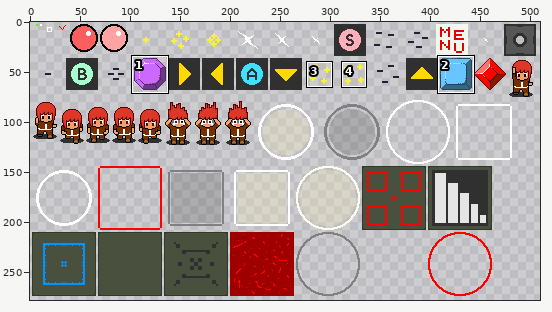
Sprite sheet -- cocos2dx_playground/Resources/textures/texture_001.png. Above: a wide view before the commit, with the close-up outlined.
Close-up. Before the commit:
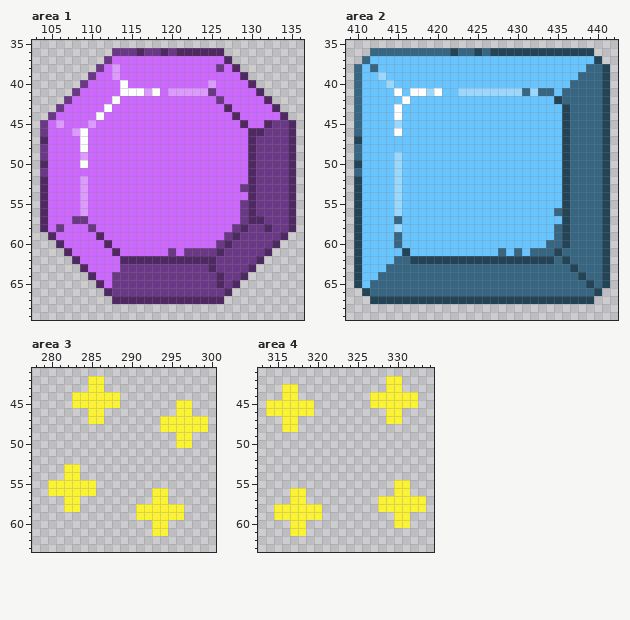
The file is 512x512 pixels. Colours within 5 levels of each other are drawn and written as one. Shown: area 1: x 103..136, y 35..69; area 2: x 409..442, y 35..69; area 3: x 278..300, y 41..63; area 4: x 313..334, y 41..63. The wide view leaves out empty margins. The commit also changed other parts of the picture, which this record leaves out.
The result:
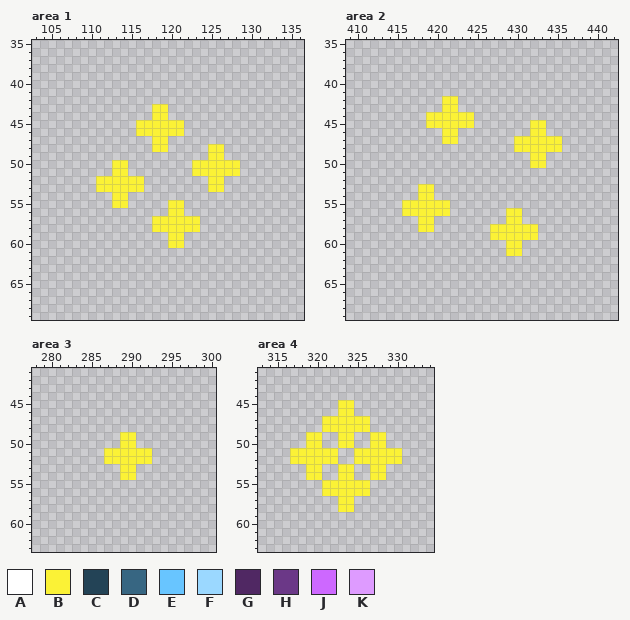
Palette (. is transparent): A #ffffff  B #fbf236  C #234356  D #376682  E #68c5ff  F #9bd8ff  G #502863  H #6b3887  J #cd68ff  K #de9bff
Diff:
--- area 1
@@ x 103..136 @@
 35 ..................................
-36 ..........HHHGHHGHGGGGGG..........
-37 .........HJJJJJJJJJJJJJJG.........
-38 ........HJKJJJJJJJJJJJJHJG........
-39 .......HJJKJJJJJJJJJJJJJJJG.......
-40 ......HJJJJAJJJJJJJJJJKJJJJG......
-41 .....HJJJJJAAAKAJKKKKKHJJJJJG.....
-42 ....HJJJJJAJJJJJJJJJJJJHJJJJJG....
-43 ...HJJJJJAJJJJJJJJJJJJJJGJJJJJG...
-44 ..HJJJJJAJJJJJJJJJJJJJJJJGJJJJJG..
-45 .HJKJJJKJJJJJJJJJJJJJJJJJJGJJGHHG.
-46 .HJJJKAJJJJJJJJJJJJJJJJJJJJGGHHHG.
-47 .GJJJJAJJJJJJJJJJJJJJJJJJJJGHHHHG.
-48 .HJJJJAJJJJJJJJJJJJJJJJJJJJGHHHHG.
-49 .HJJJJKJJJJJJJJJJJJJJJJJJJJGHHHHG.
-50 .GJJJJAJJJJJJJJJJJJJJJJJJJJGHHHHG.
-51 .HJJJJJJJJJJJJJJJJJJJJJJJJJGHHHHG.
-52 .GJJJJKJJJJJJJJJJJJJJJJJJJJGHHHHG.
-53 .GJJJJKJJJJJJJJJJJJJJJJJJJHGHHHHG.
-54 .GJJJJKJJJJJJJJJJJJJJJJJJJJGHHHHG.
-55 .GJJJJKJJJJJJJJJJJJJJJJJJJHGHHHHG.
-56 .GJJJJKJJJJJJJJJJJJJJJJJJJHGHHHHG.
-57 .GJJJHHJJJJJJJJJJJJJJJJJJJHGGHHHG.
-58 .GJHJJJHJJJJJJJJJJJJJJJJJHGHHGHHG.
-59 ..GJJJJJGJJJJJJJJJJJJJJJHGHHHHHG..
-60 ...GJJJJJGJJJJJJJJJJJJJHGHHHHHG...
-61 ....GJJJJJGJJJJJJHJHHHHGHHHHHG....
-62 .....GJJJJJGGGGGGGGGGGGHHHHHG.....
-63 ......GJJJJHHHHHHHHHHHGHHHHG......
-64 .......GJJHHHHHHHHHHHHHGHHG.......
-65 ........GJHHHHHHHHHHHHHGHG........
-66 .........GHHHHHHHHHHHHHHG.........
-67 ..........GGGGGGGGGGGGGG..........
+36 ..................................
+37 ..................................
+38 ..................................
+39 ..................................
+40 ..................................
+41 ..................................
+42 ..................................
+43 ...............BB.................
+44 ...............BB.................
+45 .............BBBBBB...............
+46 .............BBBBBB...............
+47 ...............BB.................
+48 ...............BB.....BB..........
+49 ......................BB..........
+50 ..........BB........BBBBBB........
+51 ..........BB........BBBBBB........
+52 ........BBBBBB........BB..........
+53 ........BBBBBB........BB..........
+54 ..........BB......................
+55 ..........BB.....BB...............
+56 .................BB...............
+57 ...............BBBBBB.............
+58 ...............BBBBBB.............
+59 .................BB...............
+60 .................BB...............
+61 ..................................
+62 ..................................
+63 ..................................
+64 ..................................
+65 ..................................
+66 ..................................
+67 ..................................
 68 ..................................
--- area 2
@@ x 409..442 @@
 35 ..................................
-36 ...DDDDDDDDDDCDDCDCCCCCCCCCCCCC...
-37 ..DEEEEEEEEEEEEEEEEEEEEEEEEEEEEC..
-38 .DEDEEEEEEEEEEEEEEEEEEEEEEEEEEDDC.
-39 .DEEFEEEEEEEEEEEEEEEEEEEEEEEEDDDC.
-40 .DEEEFEEEEEEEEEEEEEEEEEEEEEEDDDDC.
-41 .DEEEEAEAAFAEEFFFFFFFFDFDDEDDDDDC.
-42 .DEEEEEAEEEEEEEEEEEEEEEEEECDDDDDC.
-43 .DEEEEAEEEEEEEEEEEEEEEEEEEECDDDDC.
-44 .DEEEEAEEEEEEEEEEEEEEEEEEEECDDDDC.
-45 .DEEEEFEEEEEEEEEEEEEEEEEEEECDDDDC.
-46 .DEEEEAEEEEEEEEEEEEEEEEEEEECDDDDC.
-47 .CEEEEEEEEEEEEEEEEEEEEEEEEECDDDDC.
-48 .DEEEEEEEEEEEEEEEEEEEEEEEEECDDDDC.
-49 .DEEEEFEEEEEEEEEEEEEEEEEEEECDDDDC.
-50 .CEEEEFEEEEEEEEEEEEEEEEEEEECDDDDC.
-51 .DEEEEFEEEEEEEEEEEEEEEEEEEECDDDDC.
-52 .CEEEEFEEEEEEEEEEEEEEEEEEEECDDDDC.
-53 .CEEEEFEEEEEEEEEEEEEEEEEEEECDDDDC.
-54 .CEEEEFEEEEEEEEEEEEEEEEEEEECDDDDC.
-55 .CEEEEFEEEEEEEEEEEEEEEEEEEECDDDDC.
-56 .CEEEEFEEEEEEEEEEEEEEEEEEEDCDDDDC.
-57 .CEEEEDEEEEEEEEEEEEEEEEEEEECDDDDC.
-58 .CEEEEFEEEEEEEEEEEEEEEEEEEDCDDDDC.
-59 .CEEEEDEEEEEEEEEEEEEEEEEEEDCDDDDC.
-60 .CEEEEDEEEEEEEEEEEEEEEEEEDDCDDDDC.
-61 .CEEEEECEEEEEEEEEEEDEDEDDDCDDDDDC.
-62 .CEEEEDDCCCCCCCCCCCCCCCCCCDCDDDDC.
-63 .CEEEDDDDDDDDDDDDDDDDDDDDDDDCDDDC.
-64 .CEEDDDDDDDDDDDDDDDDDDDDDDDDDCDDC.
-65 .CEDDDDDDDDDDDDDDDDDDDDDDDDDDDCDC.
-66 ..CDDDDDDDDDDDDDDDDDDDDDDDDDDDDC..
-67 ...CCCCCCCCCCCCCCCCCCCCCCCCCCCC...
+36 ..................................
+37 ..................................
+38 ..................................
+39 ..................................
+40 ..................................
+41 ..................................
+42 ............BB....................
+43 ............BB....................
+44 ..........BBBBBB..................
+45 ..........BBBBBB.......BB.........
+46 ............BB.........BB.........
+47 ............BB.......BBBBBB.......
+48 .....................BBBBBB.......
+49 .......................BB.........
+50 .......................BB.........
+51 ..................................
+52 ..................................
+53 .........BB.......................
+54 .........BB.......................
+55 .......BBBBBB.....................
+56 .......BBBBBB.......BB............
+57 .........BB.........BB............
+58 .........BB.......BBBBBB..........
+59 ..................BBBBBB..........
+60 ....................BB............
+61 ....................BB............
+62 ..................................
+63 ..................................
+64 ..................................
+65 ..................................
+66 ..................................
+67 ..................................
 68 ..................................
--- area 3
@@ x 278..300 @@
 41 .......................
-42 .......BB..............
-43 .......BB..............
-44 .....BBBBBB............
-45 .....BBBBBB.......BB...
-46 .......BB.........BB...
-47 .......BB.......BBBBBB.
-48 ................BBBBBB.
-49 ..................BB...
-50 ..................BB...
-51 .......................
-52 .......................
-53 ....BB.................
-54 ....BB.................
-55 ..BBBBBB...............
-56 ..BBBBBB.......BB......
-57 ....BB.........BB......
-58 ....BB.......BBBBBB....
-59 .............BBBBBB....
-60 ...............BB......
-61 ...............BB......
+42 .......................
+43 .......................
+44 .......................
+45 .......................
+46 .......................
+47 .......................
+48 .......................
+49 ...........BB..........
+50 ...........BB..........
+51 .........BBBBBB........
+52 .........BBBBBB........
+53 ...........BB..........
+54 ...........BB..........
+55 .......................
+56 .......................
+57 .......................
+58 .......................
+59 .......................
+60 .......................
+61 .......................
 62 .......................
--- area 4
@@ x 313..334 @@
 41 ......................
-42 ................BB....
-43 ...BB...........BB....
-44 ...BB.........BBBBBB..
-45 .BBBBBB.......BBBBBB..
-46 .BBBBBB.........BB....
-47 ...BB...........BB....
-48 ...BB.................
-49 ......................
-50 ......................
-51 ......................
-52 ......................
-53 ......................
-54 ......................
-55 .................BB...
-56 ....BB...........BB...
-57 ....BB.........BBBBBB.
-58 ..BBBBBB.......BBBBBB.
-59 ..BBBBBB.........BB...
-60 ....BB...........BB...
-61 ....BB................
+42 ......................
+43 ......................
+44 ......................
+45 ..........BB..........
+46 ..........BB..........
+47 ........BBBBBB........
+48 ........BBBBBB........
+49 ......BB..BB..BB......
+50 ......BB..BB..BB......
+51 ....BBBBBB..BBBBBB....
+52 ....BBBBBB..BBBBBB....
+53 ......BB..BB..BB......
+54 ......BB..BB..BB......
+55 ........BBBBBB........
+56 ........BBBBBB........
+57 ..........BB..........
+58 ..........BB..........
+59 ......................
+60 ......................
+61 ......................
 62 ......................
Pixel boxes of the changes (left, top, right, bottom) in both close-ups:
changed: (40, 48, 296, 304)
changed: (354, 48, 610, 304)
changed: (48, 376, 208, 536)
changed: (266, 376, 426, 536)
